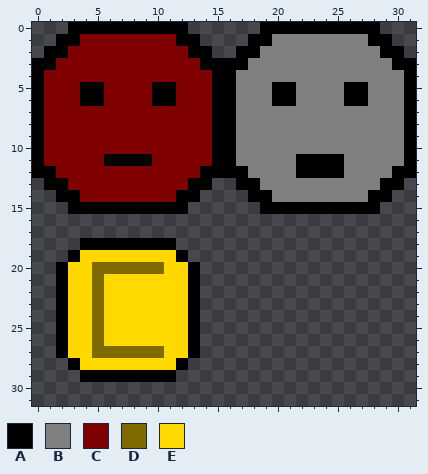
Pixel-art sprite: assets/Untitled.png. This is how it looked before the edit.
The file is 32x32 pixels.
Palette (. is transparent): A #000000  B #808080  C #7f0000  D #7f6a00  E #ffd800
Pixels before, first column x 0:
 0 ...AAAAAAAAAA......AAAAAAAAAA...
 1 ..AACCCCCCCCAA....AABBBBBBBBAA..
 2 .AACCCCCCCCCCAA..AABBBBBBBBBBAA.
 3 AACCCCCCCCCCCCAAAABBBBBBBBBBBBAA
 4 ACCCCCCCCCCCCCCAABBBBBBBBBBBBBBA
 5 ACCCAACCCCAACCCAABBBAABBBBAABBBA
 6 ACCCAACCCCAACCCAABBBAABBBBAABBBA
 7 ACCCCCCCCCCCCCCAABBBBBBBBBBBBBBA
 8 ACCCCCCCCCCCCCCAABBBBBBBBBBBBBBA
 9 ACCCCCCCCCCCCCCAABBBBBBBBBBBBBBA
10 ACCCCCCCCCCCCCCAABBBBBBBBBBBBBBA
11 ACCCCCAAAACCCCCAABBBBBAAAABBBBBA
12 AACCCCCCCCCCCCAAAABBBBAAAABBBBAA
13 .AACCCCCCCCCCAA..AABBBBBBBBBBAA.
14 ..AACCCCCCCCAA....AABBBBBBBBAA..
15 ...AAAAAAAAAA......AAAAAAAAAA...
16 ................................
17 ................................
18 ....AAAAAAAA....................
19 ...AEEEEEEEEA...................
20 ..AEEDDDDDDEEA..................
21 ..AEEDEEEEEEEA..................
22 ..AEEDEEEEEEEA..................
23 ..AEEDEEEEEEEA..................
24 ..AEEDEEEEEEEA..................
25 ..AEEDEEEEEEEA..................
26 ..AEEDEEEEEEEA..................
27 ..AEEDDDDDDEEA..................
28 ...AEEEEEEEEA...................
29 ....AAAAAAAA....................
And afterwards:
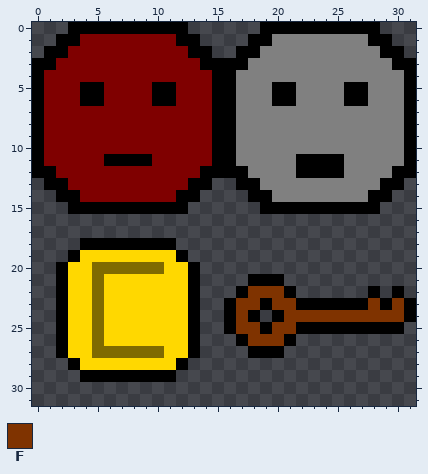
Colours new in this view: F #7f3300
The edit:
The author put colour A in row 21 at x 18 to 20; in row 22 at x 17, 21, 28 and 30; in row 23 at x 16, 19, 22 to 27, 29 and 31; in row 24 at x 16, 18, 20 and 31; in row 25 at x 16, 19 and 22 to 30; in row 26 at x 17 and 21.
The author put colour A in row 27 at x 18 to 20.
The author put colour F in row 22 at x 18 to 20; in row 23 at x 17 to 18, 20 to 21, 28 and 30; in row 24 at x 17 and 21 to 30; in row 25 at x 17 to 18 and 20 to 21; in row 26 at x 18 to 20.
Where, in picture pixels (left, top, right, bottom), the same in both pictures:
added: (224, 274, 416, 358)
